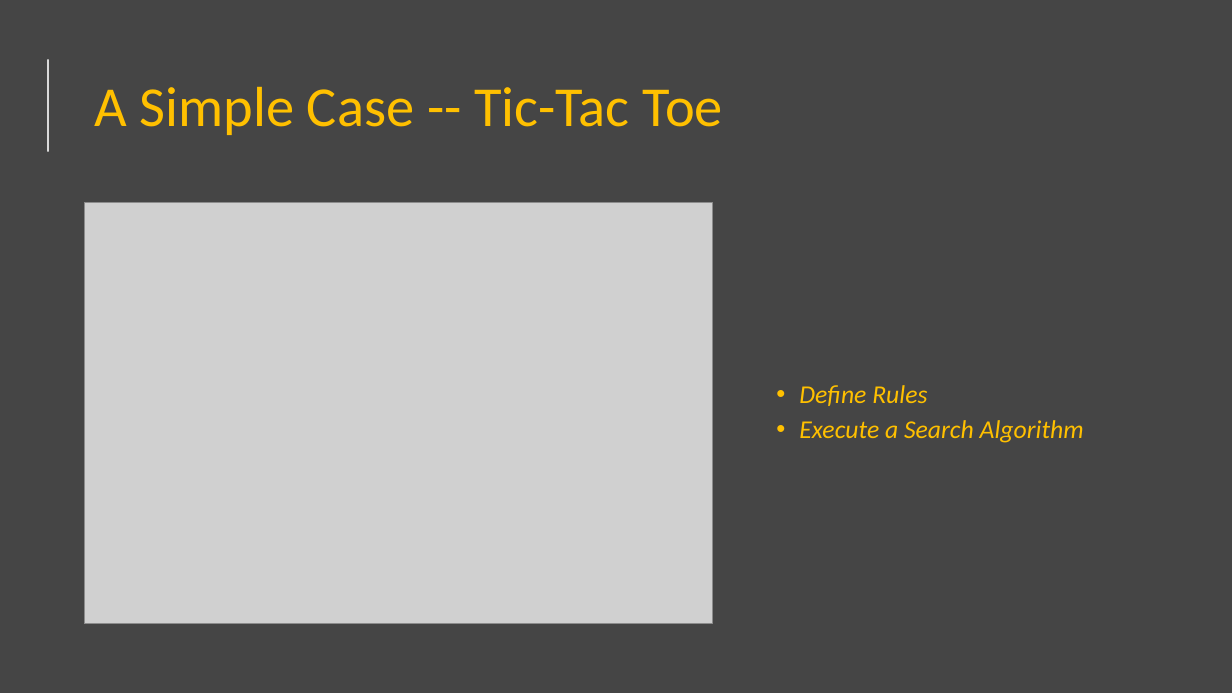
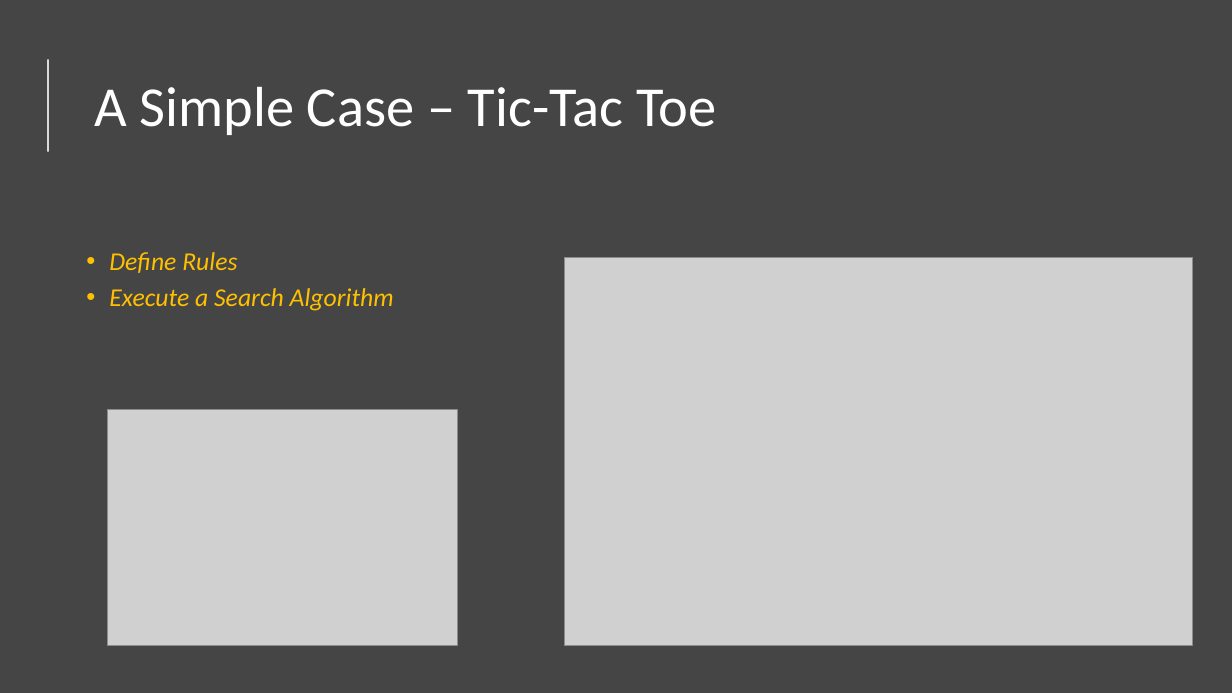
Before and after one commit to natitaw/my-books, a slide deck: slide 3 of presentation/Presentation1.pptx. Drawn at 1232x693 pixels with LibreOffice and Linux fonts; fonts in the diff are those of the drawing; grey boxes stand for pictures. Boxes give left, top, right and bottom in pixels: in the first picture for what was removed or moved away, otherwise in the second. Text is boxed around its words. In the diff, an @@ line names an element or a change of style, - is before the commit and + after.

```diff
--- a/presentation/Presentation1.pptx
+++ b/presentation/Presentation1.pptx
@@ title at (x1=94, y1=87, x2=716, y2=135): text changed; text colour #FFC000 to #FFFFFF @@
-A Simple Case -- Tic-Tac Toe
+A Simple Case – Tic-Tac Toe
@@ text "Define Rules" moved from (x1=799, y1=385, x2=1084, y2=443) to (x1=109, y1=252, x2=394, y2=311) @@
@@ picture added at (x1=565, y1=258, x2=1193, y2=645) @@
@@ picture resized from (x1=84, y1=202, x2=713, y2=624) to (x1=107, y1=410, x2=457, y2=645) @@
```
Also in this commit, not shown: 3 other slides changed, 7 slides added.
